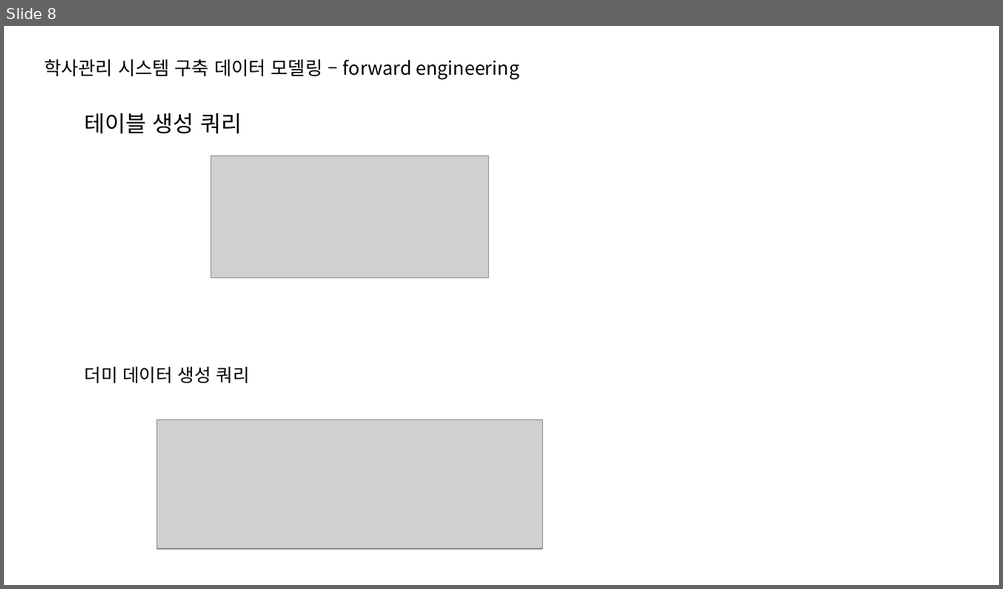
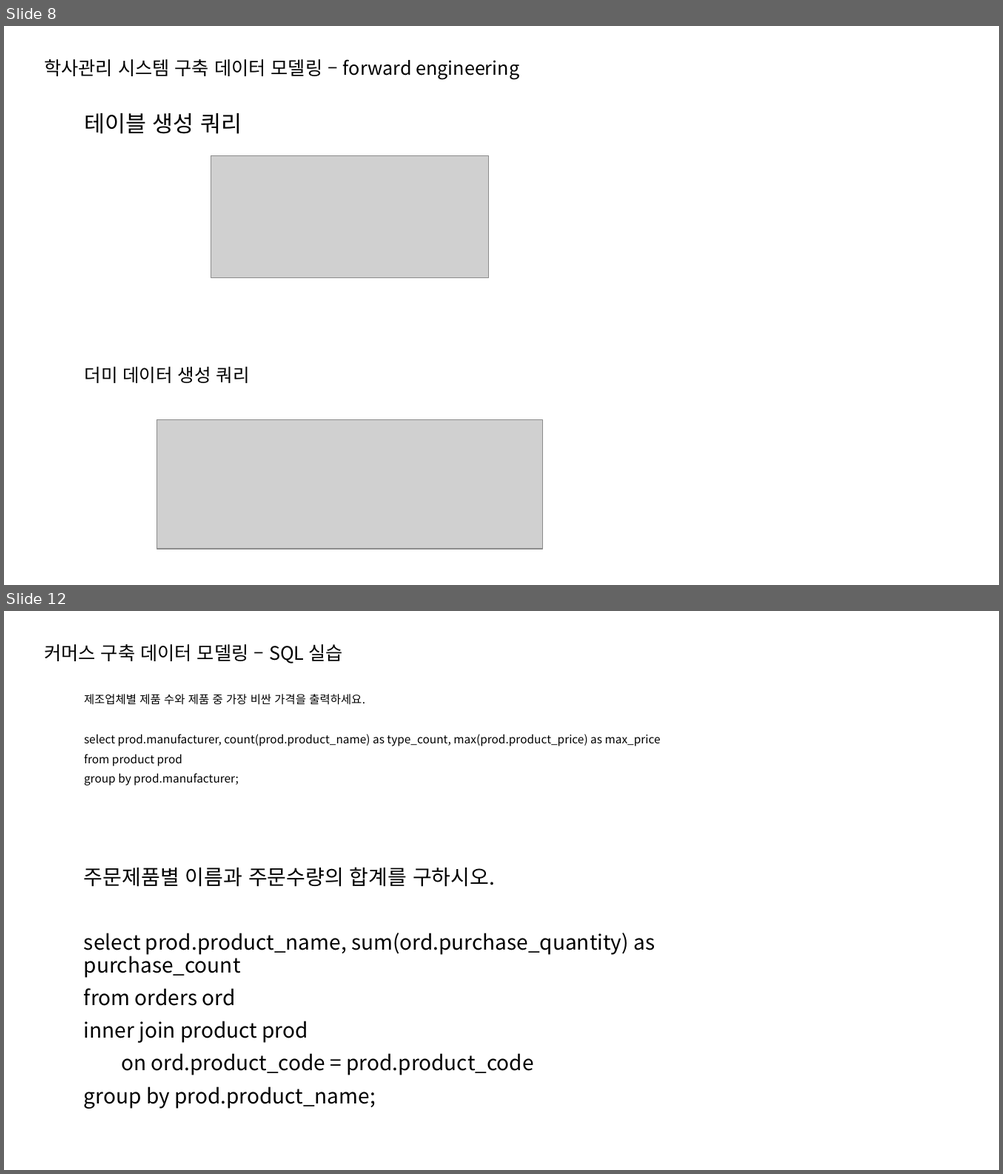
Before and after one commit to intrager/erd-practice, a slide deck: e-commerce/commerce.pptx. Shown one above the other, each under a label of ours: slide 8 before the commit, slides 8 and 12 after it; the slides between them are not shown. The pictures are 1003x589 and 1003x1174 pixels, drawn with LibreOffice and Linux fonts; fonts in the diff are those of the drawing; grey boxes stand for pictures. Boxes give left, top, right and bottom in pixels: in the first picture for what was removed or moved away, otherwise in the second. Text is boxed around its words. In the diff, an @@ line names an element or a change of style, - is before the commit and + after.

```diff
--- a/e-commerce/commerce.pptx
+++ b/e-commerce/commerce.pptx
@@ slide 12 added at box(4, 611, 999, 1170), background #FFFFFF @@
@@ text added at box(44, 644, 342, 664), 18 pt, text #000000 @@
+커머스 구축 데이터 모델링 – SQL 실습
@@ text added at box(84, 694, 660, 786), 11 pt, text #000000 @@
+제조업체별 제품 수와 제품 중 가장 비싼 가격을 출력하세요.
+select prod.manufacturer, count(prod.product_name) as type_count, max(prod.product_price) as max_price
+from product prod
+group by prod.manufacturer;
@@ text added at box(84, 867, 654, 1109), 20 pt, text #000000 @@
+주문제품별 이름과 주문수량의 합계를 구하시오.
+select prod.product_name, sum(ord.purchase_quantity) as purchase_count
+from orders ord
+inner join product prod
+on ord.product_code = prod.product_code
+group by prod.product_name;
```
Also in this commit, not shown: 6 slides changed, 5 other slides added, 7 slides removed.
